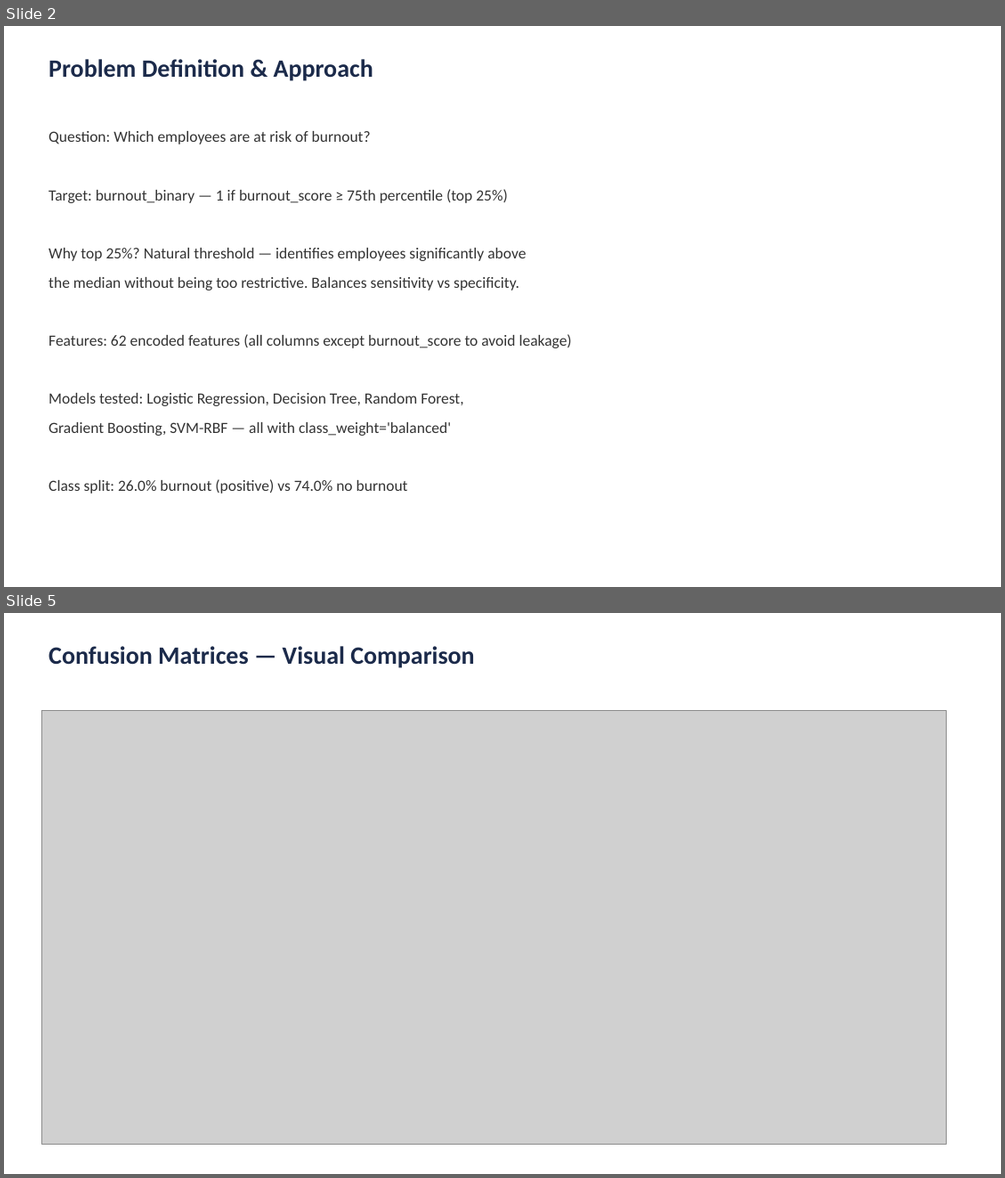
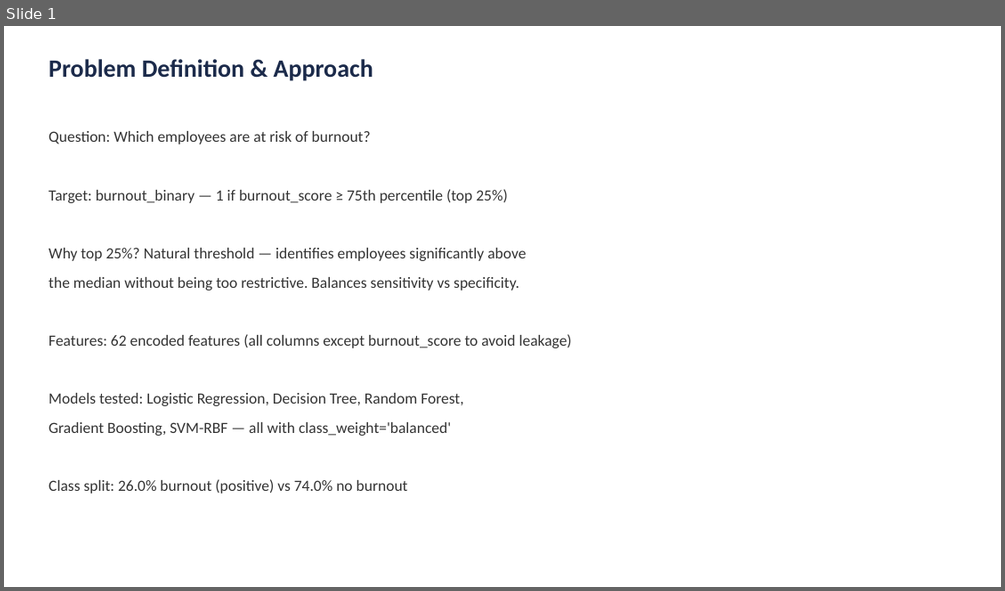
Before and after one commit to savnaysin/SEIS763-01-class, a slide deck: project/Q1_Burnout_Analysis.pptx. Shown one above the other, each under a label of ours: slides 2 and 5 before the commit, slide 1 after it; the slides between them are not shown. The pictures are 1005x1178 and 1005x591 pixels, drawn with LibreOffice and Linux fonts; fonts in the diff are those of the drawing; grey boxes stand for pictures. Boxes give left, top, right and bottom in pixels: in the first picture for what was removed or moved away, otherwise in the second. Text is boxed around its words. In the diff, an @@ line names an element or a change of style, - is before the commit and + after.

```diff
--- a/project/Q1_Burnout_Analysis.pptx
+++ b/project/Q1_Burnout_Analysis.pptx
@@ slide 5 removed at <box>4,613,1001,1174</box>, background #FFFFFF @@
@@ text removed at <box>48,646,474,668</box> @@
-Confusion Matrices — Visual Comparison
@@ picture removed at <box>41,710,947,1144</box> @@
@@ what was slide 2 is now slide 1 @@
```
Also in this commit, not shown: 6 slides changed, 1 slide added, 3 other slides removed.
